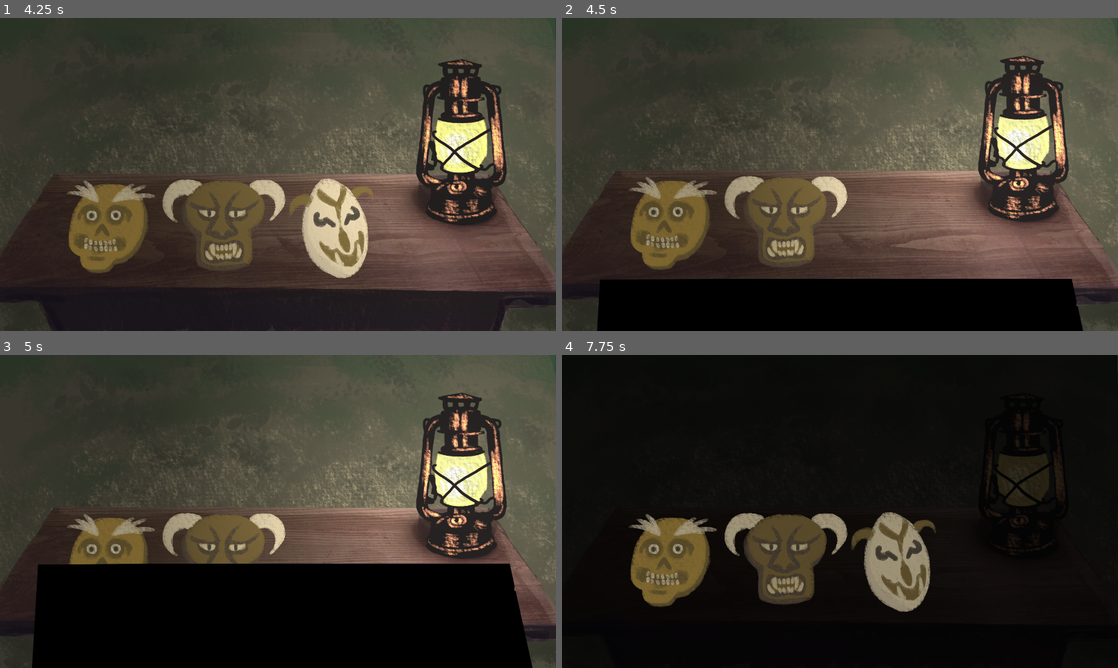
Above: before the commit, frames 1-4 (two rows, left to right).
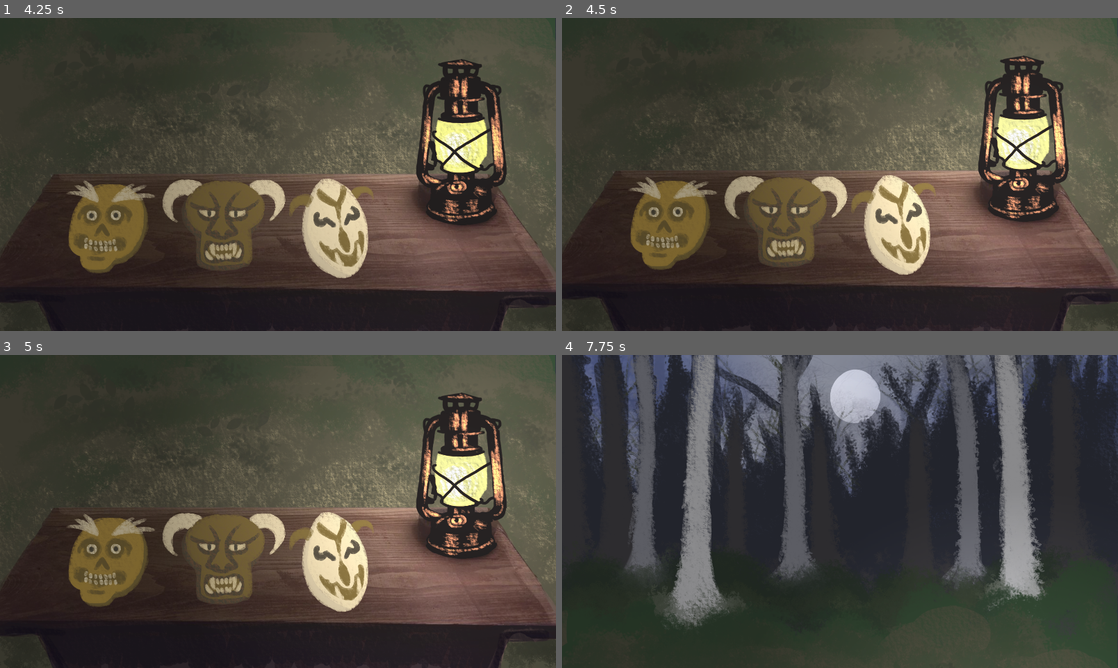
Above: after the commit, the same moments.

Repository: serrureriehurluberlesque/GGJ2026
Game: Godot game, scene res://scenes/main/main.tscn
Same seed, same stepped clock (60 frames per second), same inputs: the game is played once before the commit and once after it. The engine's default icon, where the game draws it, is replaced by a stand-in: a white triangle on a blue panel in a dark square.
Inputs (mouse positions are in pixels of both pictures, inside the frame that each line leads up to):
- Up to frame 1 (4.25 s): tap Enter at 0.5, 2, 3.5 s; move the mouse to (400, 158) at 0.52 s; hold Up (ui_up) 0.53-1.28 s; hold E (activate) 0.53-1.28 s; click (400, 158) at 0.8 s; tap Space at 1.25, 2.75 s; move the mouse to (166, 190) at 1.27 s; hold Down (ui_down) 1.28-2.03 s; click (166, 190) at 1.35 s; tap E (activate) at 1.55, 3.05 s; move the mouse to (333, 105) at 2.02 s; hold E (activate) 2.03-2.78 s; hold Up (ui_up) 2.03-3.53 s; click (333, 105) at 2.3 s; move the mouse to (250, 237) at 2.77 s; click (250, 237) at 2.85 s; move the mouse to (444, 221) at 3.52 s; hold Down (ui_down) from 3.53 s (still down); hold E (activate) from 3.53 s (still down); click (444, 221) at 3.8 s
- Up to frame 2 (4.5 s): keep holding Down (ui_down); move the mouse to (895, 227) at 4.27 s; release E (activate) at 4.28 s; click (895, 227) at 4.35 s
- Up to frame 3 (5 s): keep holding Down (ui_down); tap E (activate) at 4.55 s
- Up to frame 4 (7.75 s): move the mouse to (784, 558) at 5.02 s; hold E (activate) 5.03-5.78 s; click (784, 558) at 5.3 s; move the mouse to (756, 433) at 5.77 s; release Down (ui_down) at 5.78 s; hold Up (ui_up) from 5.78 s (still down); click (756, 433) at 5.85 s; tap E (activate) at 6.05, 7.55 s; tap Space at 6.5 s; move the mouse to (962, 495) at 6.52 s; hold E (activate) 6.53-7.28 s; click (962, 495) at 6.8 s; move the mouse to (673, 561) at 7.27 s; click (673, 561) at 7.35 s

Frame 1 is identical in both runs. In frame 2, 17% of the frame differs, in the area x 6-94%, y 50-100%; in frame 3, 30%; in frame 4, 99%, in the area x 0-100%, y 0-100%.

Commit message:
better intro

Diff:
--- a/ggj2026/scenes/main/main.gd
+++ b/ggj2026/scenes/main/main.gd
@@ -17,6 +17,8 @@
 var knsea = true
 var is_tweening = false
 var introed = false
+var intro_finished = false
+var menued = false
 
 func _ready() -> void:
 	$menu_25.show()
@@ -43,34 +45,40 @@
 	camera_trans(CAMERA_UP)
 	camera_pos = "up"
 	await $Camera/TransTimer.timeout
-	introed = true
 	send_visibility_to_monsters()
-	$Monsters.start()
+	intro_finished = true
 
 func _input(event):
-	if not introed:
+	if not menued:
 		if event.is_pressed():
 			intro()
+			menued = true
 		return
-	if camera_pos == "up":
-		if event.is_action_pressed("ui_down"):
-			camera_trans(CAMERA_DOWN)
-	else:
-		if event.is_action_pressed("ui_up"):
-			camera_trans(CAMERA_UP)
-			camera_pos = "up"
-			send_visibility_to_monsters()
-		elif event.is_action_pressed("activate"):
-			# Switch light
-			light_on = !light_on
-			%bg_light.modulate = Color("#fff") if light_on else Color("#3b3b3b")
-			$PointLight2D.enabled = light_on
-			send_visibility_to_monsters()
+	if intro_finished:
+		if event.is_pressed():
+			$Monsters.start()
+			introed = true
+		return
+	if introed:
+		if camera_pos == "up":
+			if event.is_action_pressed("ui_down"):
+				camera_trans(CAMERA_DOWN)
+		else:
+			if event.is_action_pressed("ui_up"):
+				camera_trans(CAMERA_UP)
+				camera_pos = "up"
+				send_visibility_to_monsters()
+			elif event.is_action_pressed("activate"):
+				# Switch light
+				light_on = !light_on
+				%bg_light.modulate = Color("#fff") if light_on else Color("#3b3b3b")
+				$PointLight2D.enabled = light_on
+				send_visibility_to_monsters()
 
-	if mask_on and event.is_action_pressed("click") and not $AnimationPlayer.is_playing():
-		# Remove mask
-		$AnimationPlayer.play("mask_off")
-		find_child("mask_%s" % mask_on).put_mask_back()
+		if mask_on and event.is_action_pressed("click") and not $AnimationPlayer.is_playing():
+			# Remove mask
+			$AnimationPlayer.play("mask_off")
+			find_child("mask_%s" % mask_on).put_mask_back()
 
 func i_can_see():
 	mask_on = 0
@@ -89,12 +97,13 @@
 		$Monsters.update_knsea(knsea)
 
 func _on_mask_chosen(type: int) -> void:
-	if mask_on == 0:
-		mask_on = type
-		find_child("mask_%s" % mask_on).take_mask()
-		$AnimationPlayer.play("mask_on")
-		$Monsters.update_masks(mask_on)
-		send_visibility_to_monsters()
+	if introed:
+		if mask_on == 0:
+			mask_on = type
+			find_child("mask_%s" % mask_on).take_mask()
+			$AnimationPlayer.play("mask_on")
+			$Monsters.update_masks(mask_on)
+			send_visibility_to_monsters()
 
 func _on_trans_timer_timeout() -> void:
 	if $Camera.position == CAMERA_DOWN:
